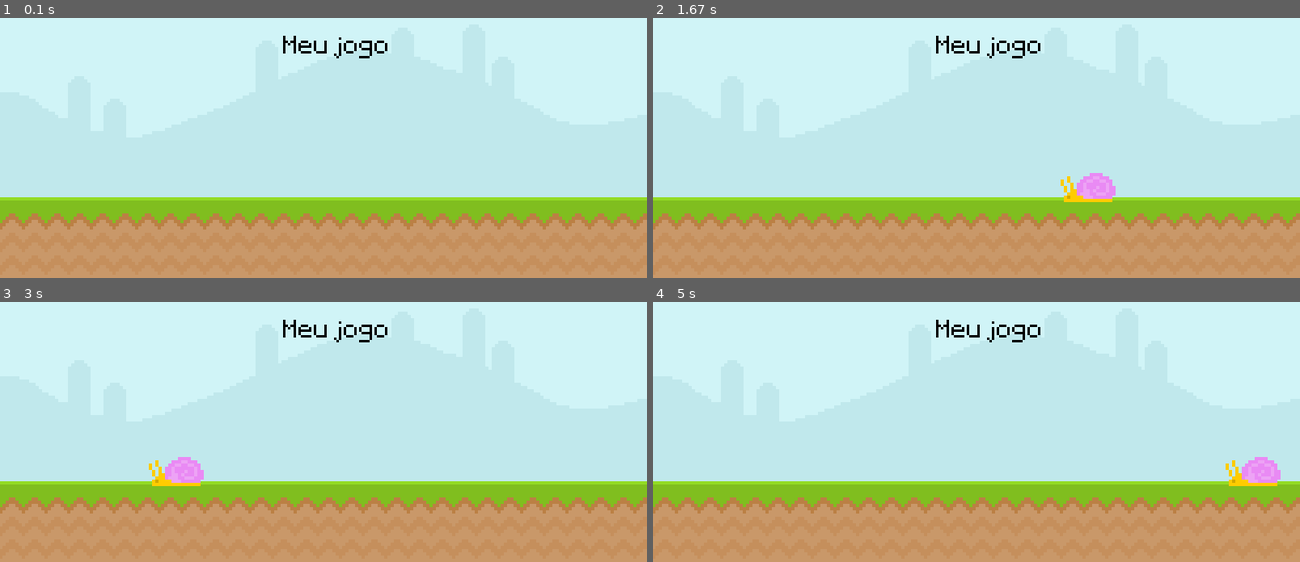
Above: before the commit, frames 1-4 (two rows, left to right).
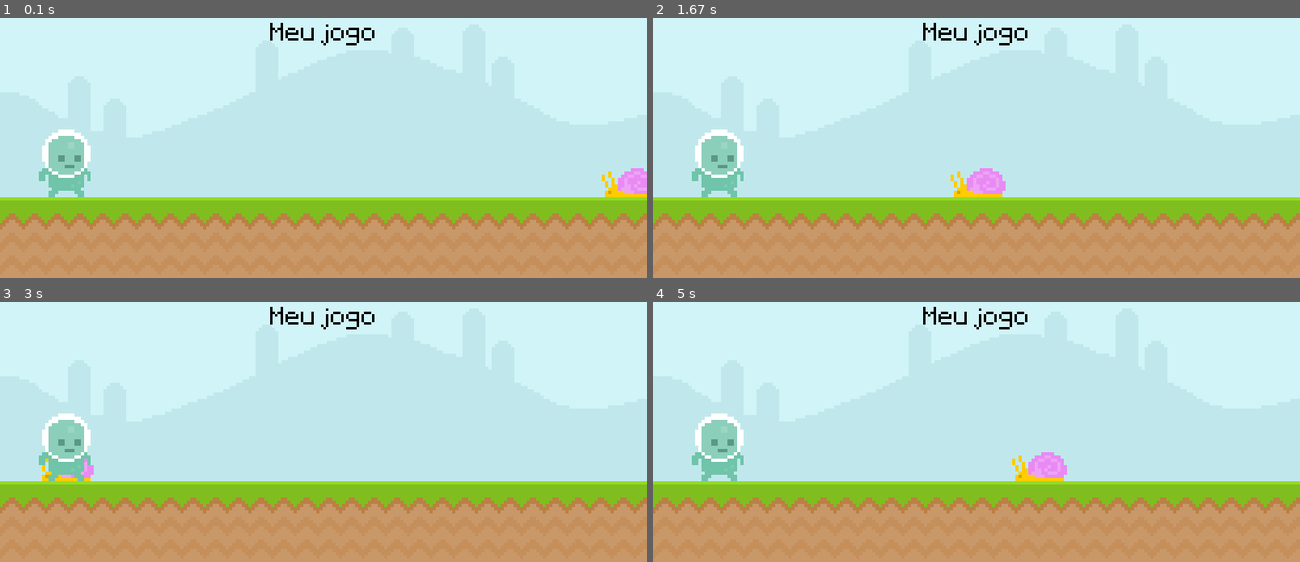
Above: after the commit, the same moments.

Repository: 4gora/The-ultimate-introduction-to-Pygame
Game: pygame game, started from Game.py
Two runs of this game, one before a commit and one after it. Both use one fixed random seed, a clock stepped at 60 frames per second and the inputs below.
Inputs:
- Up to frame 1 (0.1 s): no input
- Up to frame 2 (1.67 s): no input
- Up to frame 3 (3 s): no input
- Up to frame 4 (5 s): no input

The runs differ from the first frame. In frame 1, 2.8% of the frame differs, in the area x 6-100%, y 1-69%; in frame 2, 3.6%, in the area x 6-72%, y 1-71%; in frame 3, 3.2%; in frame 4, 3.6%.

Commit message:
Continuado desenvolvimento do jogo de acordo com o projeto do vídeo

Diff:
--- a/Game.py
+++ b/Game.py
@@ -5,14 +5,19 @@
 screen = pygame.display.set_mode((800, 400))
 pygame.display.set_caption("Runner")
 clock = pygame.time.Clock()
-test_font = pygame.font.Font('font/Pixeltype.ttf', 50)
+test_font = pygame.font.Font("font/Pixeltype.ttf", 50)
 
-sky_surface = pygame.image.load('graphics/Sky.png')
-ground_surface = pygame.image.load('graphics/ground.png')
-text_surface = test_font.render('Meu jogo', False, 'black')
+sky_surf = pygame.image.load("graphics/Sky.png").convert()
+ground_surf = pygame.image.load("graphics/ground.png").convert()
 
-snail_surface = pygame.image.load('graphics/snail/snail1.png')
-snail_x_pos = 900
+score_surf = test_font.render("Meu jogo", False, "black").convert()
+score_rect = score_surf.get_rect(center=(screen.get_width() // 2, 100))
+
+snail_surf = pygame.image.load("graphics/snail/snail1.png").convert_alpha()
+snail_rect = snail_surf.get_rect(midbottom=(800, 300))
+
+player_surf = pygame.image.load("graphics/player/player_walk_1.png").convert_alpha()
+player_rect = player_surf.get_rect(midbottom=(80, 300))
 
 
 while True:
@@ -20,14 +25,21 @@
         if event.type == pygame.QUIT:
             pygame.quit()
             exit()
+        """ if event.type == pygame.MOUSEMOTION:
+            if player_rect.collidepoint(event.pos):
+                print("Collide player") """
 
-    screen.blit(sky_surface, (0, 0))
-    screen.blit(ground_surface, (0, 300))
-    screen.blit(text_surface, (350, 100))
-    screen.blit(snail_surface, (snail_x_pos, 270))
+    screen.blit(sky_surf, (0, 0))
+    screen.blit(ground_surf, (0, 300))
+    screen.blit(score_surf, score_rect)
+    screen.blit(snail_surf, snail_rect)
+    screen.blit(player_surf, player_rect)
 
-    snail_x_pos -= 4
-    if snail_x_pos < -100: snail_x_pos = 900
+    snail_rect.x -= 4
+    if snail_rect.right < -0:
+        snail_rect.left = 800
 
     pygame.display.update()
     clock.tick(60)
+
+# Drawing with rectangles 1:17:44
